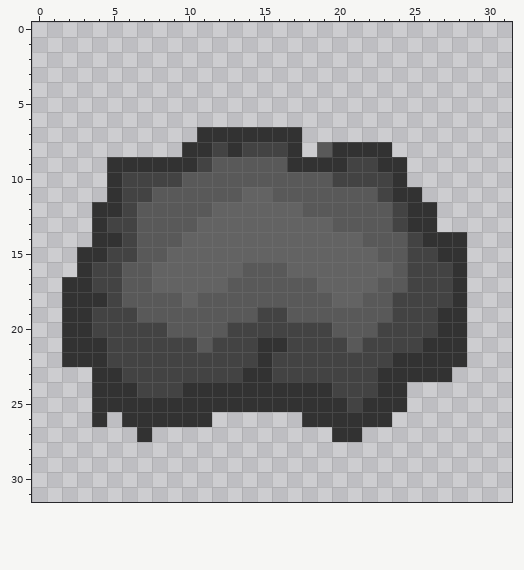
One commit to this pixel-art file: BoulderDash/Graphics/rock.ase. The first picture shows the starting point.
32x32 pixels, 1 frame. Colours within 5 levels of each other are drawn and written as one.
The result:
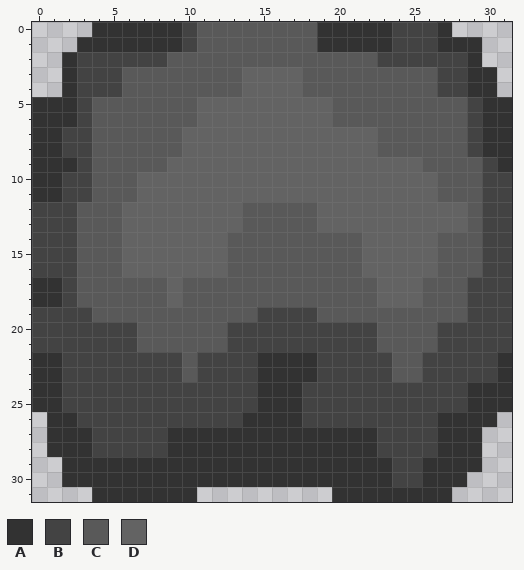
Palette (. is transparent): A #323232  B #434343  C #595959  D #636363
Change:
@@ x 0..31 @@
- 0 ................................
- 1 ................................
- 2 ................................
- 3 ................................
- 4 ................................
- 5 ................................
- 6 ................................
- 7 ...........AAAAAAA..............
- 8 ..........AABABBBA.CAAAA........
- 9 .....AAAAAABCCCCCAAAABBAA.......
-10 .....ABBBBCCCCCCCCCCBBBBA.......
-11 .....ABBCCCCCCDDCCCCCCCBAA......
-12 ....AABCCCCCDDDDDDCCCCCCBAA.....
-13 ....ABBCCCCDDDDDDDDDCCCCBAA.....
-14 ....AABCCCDDDDDDDDDDDDCCCBAAA...
-15 ...AABBCCDDDDDDDDDDDDDDCCBBAA...
-16 ...ABBCCDDDDDDCCCDDDDDDDCBBBA...
-17 ..AABBCCDDDDDCCCCCCDDDDCCBBBA...
-18 ..AAABCCCCDCCCCCCCCCDDCCBBBBA...
-19 ..AABBBCCCCCCCCBBCCCCCCCBBBAA...
-20 ..AABBBBBCCCCBBBBBBBCCCBBBBAA...
-21 ..AAABBBBBBCBBBAABBBBCBBBBAAA...
-22 ..AAABBBBBBBBBBABBBBBBBBAAAAA...
-23 ....AABBBBBBBBAABBBBBBBAAAAA....
-24 ....AAABBBAAAAAAAAAABBBAA.......
-25 ....AAAAAAAAAAAAAAAAABAAA.......
-26 ....A.AAAAAA......AAAAAA........
-27 .......A............AA..........
-28 ................................
-29 ................................
-30 ................................
-31 ................................
+ 0 ....AAAAAABCCCCCCCCAAAAABBBA....
+ 1 ...AAAAAAABCCCCCCCCAAAAABBBAAA..
+ 2 ..ABBBBBBCCCCCCCCCCCCCCBBBBBBA..
+ 3 ..ABBBCCCCCCCCDDDDCCCCCCCCCBBAA.
+ 4 ..ABBBCCCCCCCCDDDDCCCCCCCCCBBAA.
+ 5 AAABCCCCCCCDDDDDDDDDCCCCCCCCCBAA
+ 6 AAABCCCCCCCDDDDDDDDDCCCCCCCCCBAA
+ 7 AABBCCCCCCDDDDDDDDDDDDDCCCCCCBAA
+ 8 AABBCCCCCCDDDDDDDDDDDDDCCCCCCBAA
+ 9 AAABCCCCCDDDDDDDDDDDDDDDDDCCCCBA
+10 AABBCCCDDDDDDDDDDDDDDDDDDDDCCCBB
+11 AABBCCCDDDDDDDDDDDDDDDDDDDDCCCBB
+12 BBBCCCDDDDDDDDCCCCCDDDDDDDDDDCBB
+13 BBBCCCDDDDDDDDCCCCCDDDDDDDDDDCBB
+14 BBBCCCDDDDDDDCCCCCCCCCDDDDDCCCBB
+15 BBBCCCDDDDDDDCCCCCCCCCDDDDDCCCBB
+16 BBBCCCDDDDDDDCCCCCCCCCDDDDDCCCBB
+17 AABCCCCCCDCCCCCCCCCCCCCDDDCCCBBB
+18 AABCCCCCCDCCCCCCCCCCCCCDDDCCCBBB
+19 BBBBCCCCCCCCCCCBBBBCCCCCCCCCCBBB
+20 BBBBBBBCCCCCCBBBBBBBBBBCCCCBBBBB
+21 BBBBBBBCCCCCCBBBBBBBBBBCCCCBBBBB
+22 AABBBBBBBBCBBBBAAAABBBBBCCBBBBBA
+23 AABBBBBBBBCBBBBAAAABBBBBCCBBBBBA
+24 AABBBBBBBBBBBBBAAABBBBBBBBBBBAAA
+25 AABBBBBBBBBBBBBAAABBBBBBBBBBBAAA
+26 .AABBBBBBBBBBBAAAABBBBBBBBBAAAA.
+27 .AAABBBBBAAAAAAAAAAAAAABBBBAAA..
+28 .AAABBBBBAAAAAAAAAAAAAABBBBAAA..
+29 ..AAAAAAAAAAAAAAAAAAAAAABBAAAA..
+30 ..AAAAAAAAAAAAAAAAAAAAAABBAAA...
+31 ....AAAAAAA.........AAAAAAAA....
Boxes around the changes in both pictures, in picture pixels (x1, y1, x2, y2):
changed: (32, 22, 512, 502)
